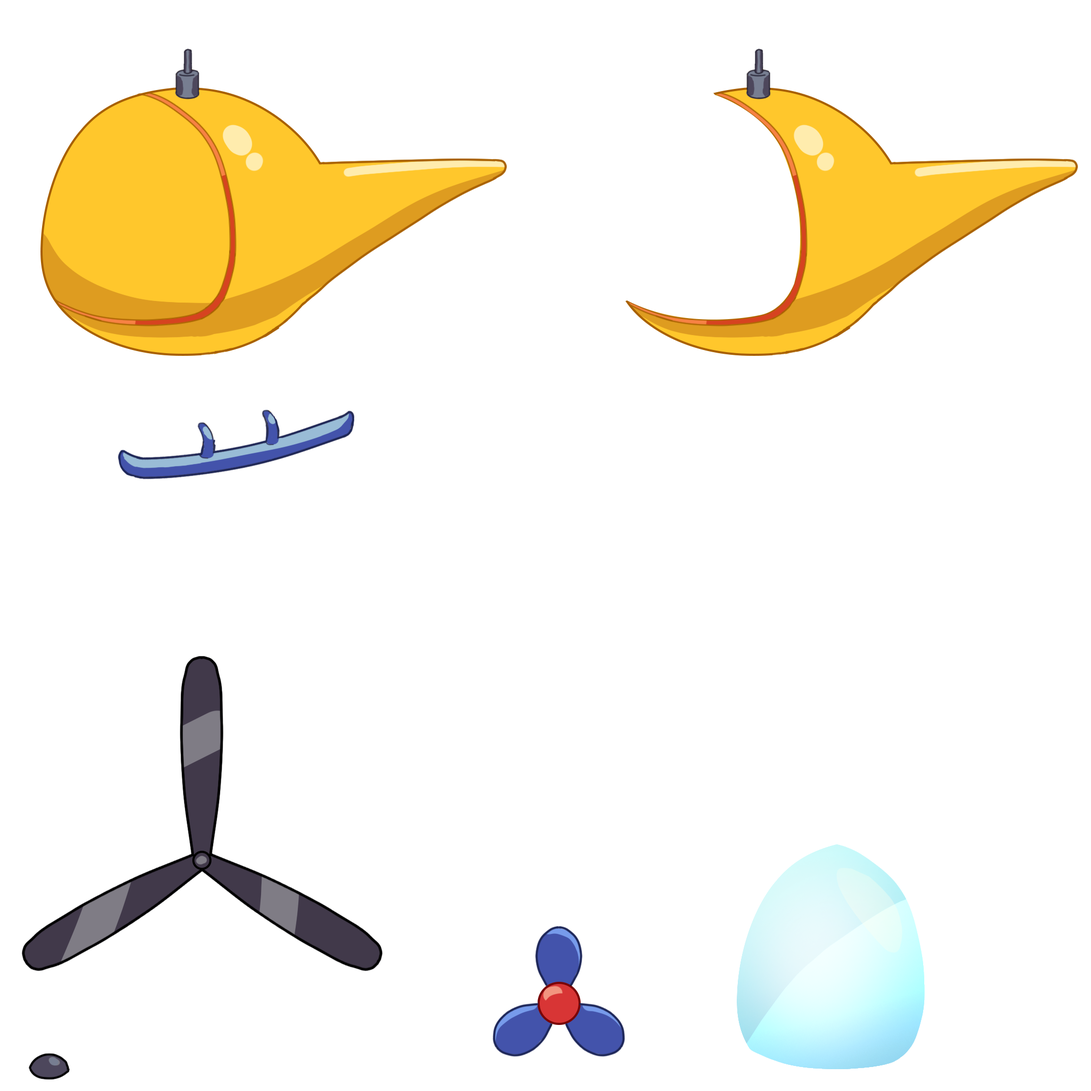
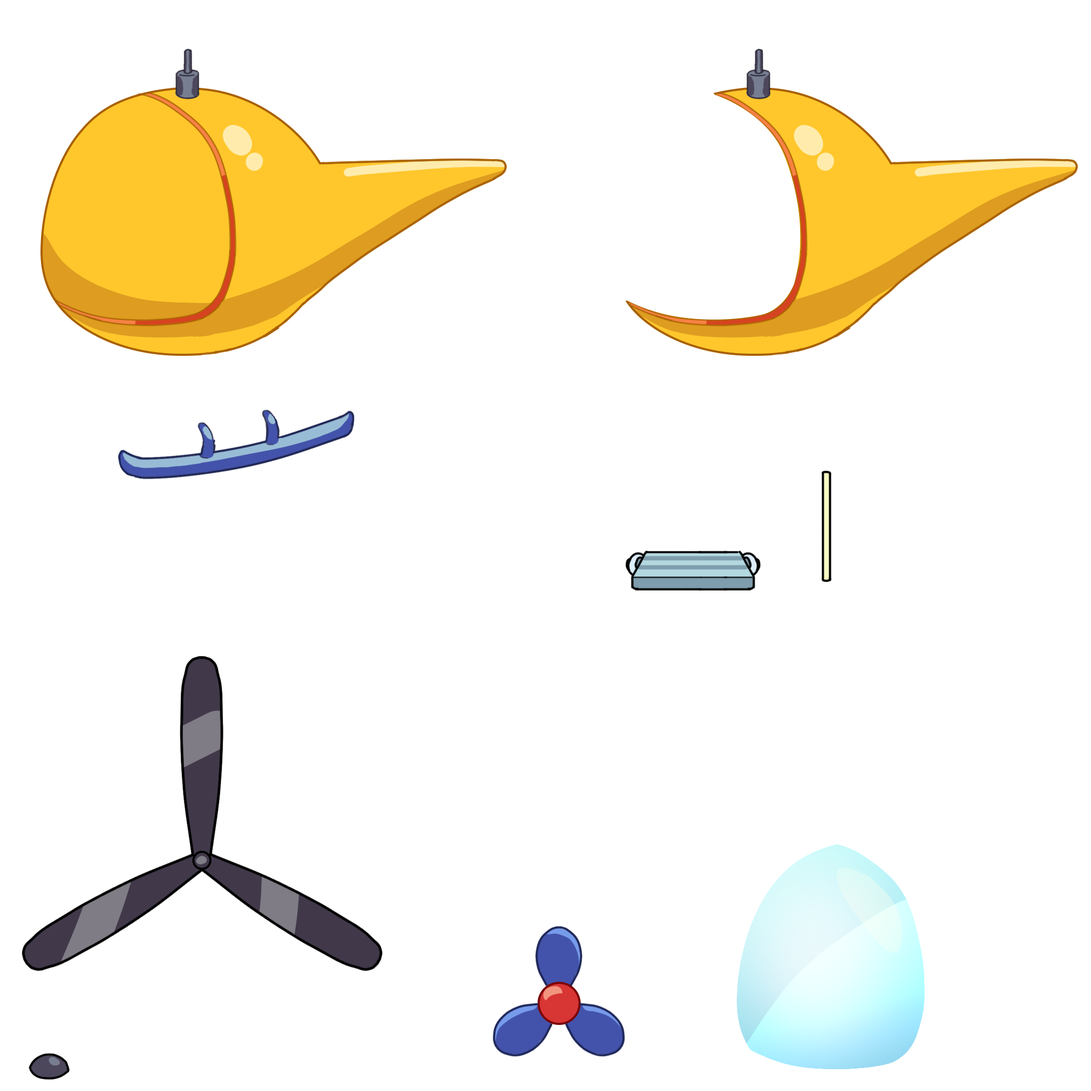
The second 1091x1091 image is a revision of the first. Changes to its layers:
added layer "Layer 22" above "Layer 23" over [821, 470, 832, 583]
added layer "Layer 23" above "Layer 20" over [820, 471, 832, 584]
added layer "Layer 20" above "Layer 21" over [625, 550, 762, 592]
added layer "Layer 21" above "Layer 15" over [626, 551, 761, 591]
